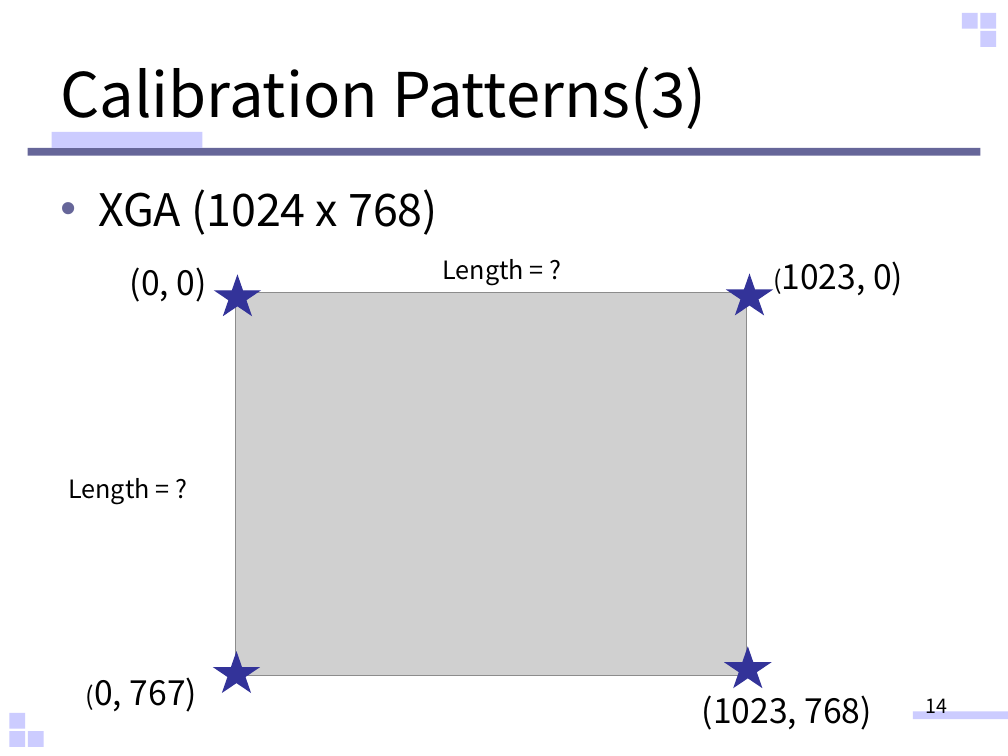
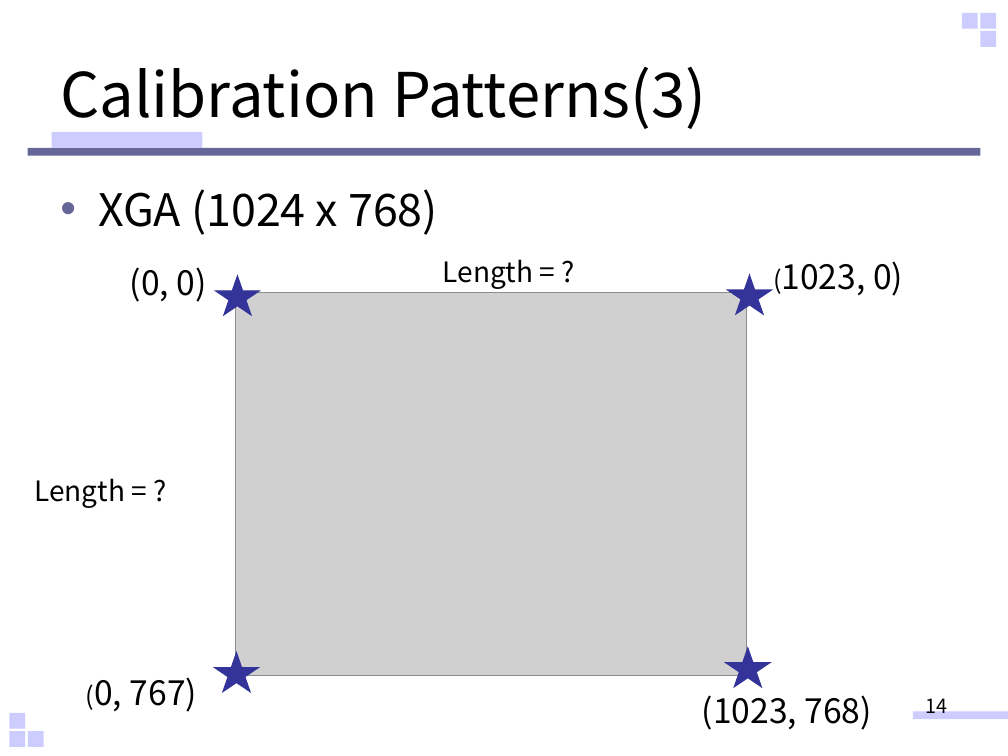
Before and after one commit to sho-hama/Human_Interface, a slide deck: slide 14 of HI_hamana.pptx. Drawn at 1008x756 pixels with LibreOffice and Linux fonts; fonts in the diff are those of the drawing; grey boxes stand for pictures. Boxes give left, top, right and bottom in pixels: in the first picture for what was removed or moved away, otherwise in the second. Text is boxed around its words. In the diff, an @@ line names an element or a change of style, - is before the commit and + after.

```diff
--- a/HI_hamana.pptx
+++ b/HI_hamana.pptx
@@ text "Length = ?" at (x1=443, y1=259, x2=534, y2=289): size 18 to 20 pt @@
@@ text "Length = ?" at (x1=34, y1=478, x2=125, y2=508): size 18 to 20 pt @@
@@ text "Length = ?" moved from (x1=68, y1=478, x2=150, y2=504) to (x1=34, y1=478, x2=125, y2=508) @@
```
Also in this commit, not shown: 2 other slides changed, 8 slides added.
